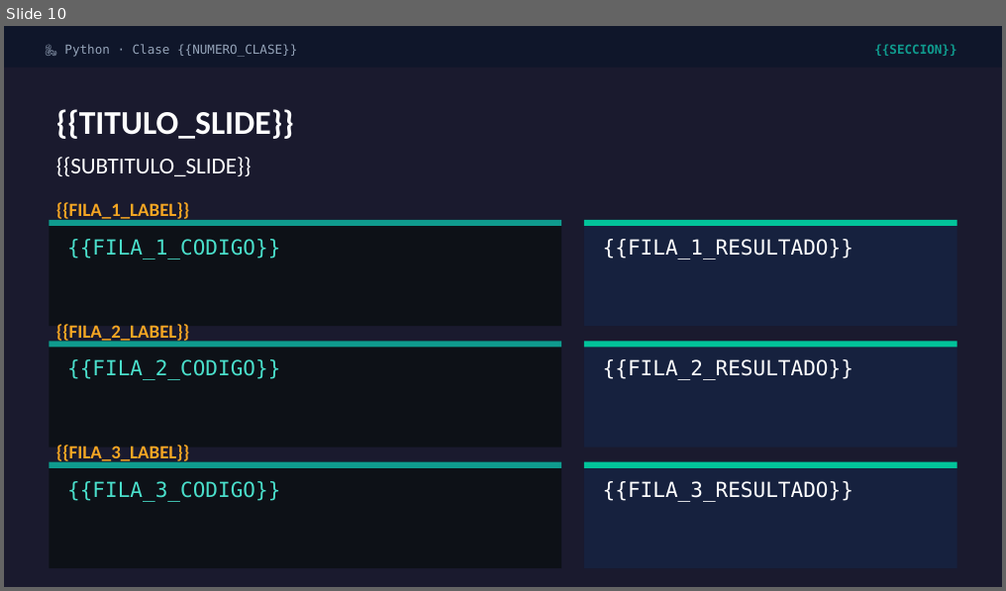
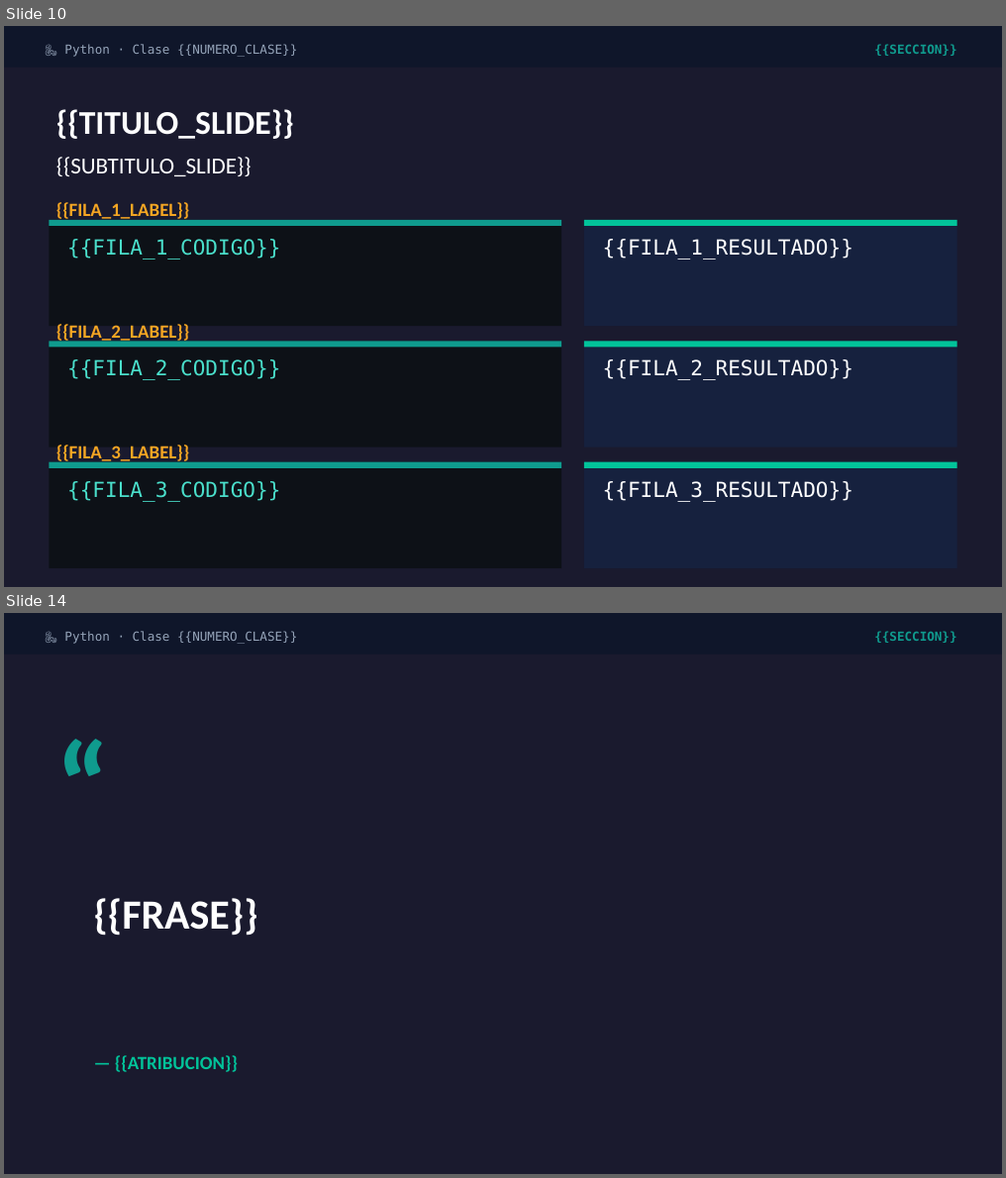
Before and after one commit to DiegoVP2001/clases-python, a slide deck: .claude/skills/generar-ppt-clase/plantilla_marca.pptx. Shown one above the other, each under a label of ours: slide 10 before the commit, slides 10 and 14 after it; the slides between them are not shown. The pictures are 1006x591 and 1006x1178 pixels, drawn with LibreOffice and Linux fonts; fonts in the diff are those of the drawing. Boxes give left, top, right and bottom in pixels: in the first picture for what was removed or moved away, otherwise in the second. Text is boxed around its words. In the diff, an @@ line names an element or a change of style, - is before the commit and + after.

```diff
--- a/.claude/skills/generar-ppt-clase/plantilla_marca.pptx
+++ b/.claude/skills/generar-ppt-clase/plantilla_marca.pptx
@@ slide 14 added at bbox=[4, 613, 1002, 1174], background #FFFFFF @@
@@ rectangle added at bbox=[4, 613, 1002, 1174], fill #1A1A2E @@
@@ rectangle added at bbox=[4, 613, 1002, 655], fill #0F162A @@
@@ text added at bbox=[64, 631, 297, 644], 12 pt, text #94A3B8 @@
+🐍 Python · Clase {{NUMERO_CLASE}}
@@ text added at bbox=[874, 631, 956, 643], 12 pt, text #0F9B8E, bold @@
+{{SECCION}}
@@ text added at bbox=[49, 703, 199, 815], 120 pt, text #0F9B8E, bold @@
+“
@@ text added at bbox=[94, 898, 258, 936], 40 pt, text #FFFFFF, bold @@
+{{FRASE}}
@@ text added at bbox=[115, 1056, 238, 1072], 18 pt, text #02C39A, bold @@
+— {{ATRIBUCION}}
```
Also in this commit, not shown: 3 other slides added, 9 other files.
